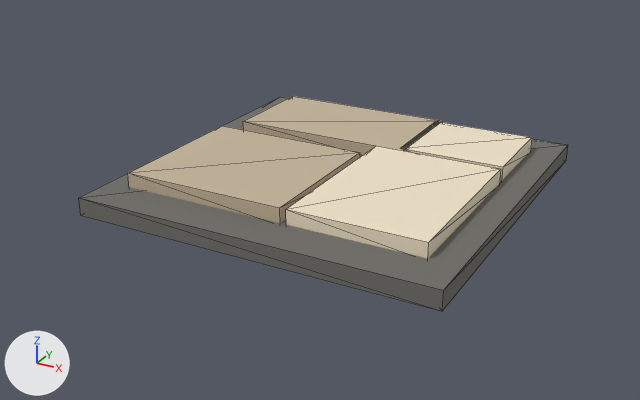
The glTF model Assets/Models/vn_path_slab.glb, before and after one commit.
One viewpoint serves both versions: a 50 mm lens placed at (0.632, -1.222, 0.581), pointed at (-0.019, -0.04, -0.01). The axes (+X, +Y, +Z) are drawn at lower left. The lights are the same throughout. The picture after the commit comes second. Mesh edges are drawn as thin lines. Where no turn or scale is listed for an object, it has been applied to the vertices. Vertices at exactly the same position are counted once.

The scene before the commit, as lines of its bpy script (objects in view):
```python
me_path_slab_mesh = bpy.data.meshes.new('path_slab_mesh')
me_path_slab_mesh.from_pydata(...)  # a box spanning x -0.3..0.3, y -0.3..0.3, z 0.005..0.035, material slot 0; a box spanning x -0.26..0.02, y -0.23..0.03, z 0.031..0.059, material slot 1; a box spanning x -0.24..0.08, y 0.07..0.25, z 0.031..0.059, material slot 1; a box spanning x 0.03..0.25, y -0.23..0.07, z 0.031..0.059, material slot 2; a box spanning x 0.07..0.25, y 0.08..0.24, z 0.031..0.059, material slot 2
me_path_slab_mesh.materials.append(mat_vn_civ_stone_2)  # grey #6f6d68
me_path_slab_mesh.materials.append(mat_vn_civ_warm_0)  # beige #c4b49a
me_path_slab_mesh.materials.append(mat_vn_civ_plaster)  # beige #f0e2c8
ob_path_slab = bpy.data.objects.new('path_slab', me_path_slab_mesh)
ob_path_slab.location = (0.0, 0.0, 0.0)
```
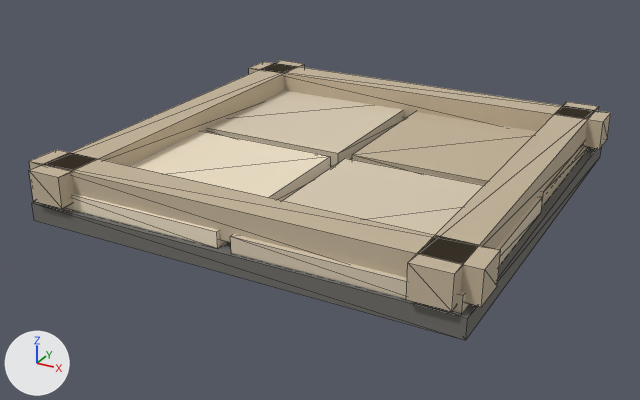
What differs and where, as boxes (x1, y1, x2, y2) in the pictures (640 x 400 px; the box of a moved part takes in the faces that stretch with it):
'path_slab', reshaped, recoloured (17% wider, 16% taller): before (79, 96, 568, 311); after (32, 90, 602, 340)
'EdgePZ_0', added (beige): after (29, 150, 500, 307)
'EdgePX_0', added (beige): after (406, 102, 599, 312)
'EdgeNX_0', added (beige): after (29, 60, 305, 209)
'EdgeNZ_0', added (beige): after (249, 62, 611, 149)
part 1 of me_path_slab_mesh, moved or reshaped: before (128, 126, 360, 223); after (66, 131, 331, 247)
part 2 of me_path_slab_mesh, moved or reshaped: before (243, 96, 443, 156); after (230, 158, 543, 313)
part 3 of me_path_slab_mesh, moved or reshaped: before (286, 146, 501, 258); after (208, 90, 407, 166)
part 4 of me_path_slab_mesh, moved or reshaped: before (401, 122, 532, 181); after (352, 112, 588, 206)
part 5 of me_path_slab_mesh, moved or reshaped: before (79, 97, 568, 311); after (32, 147, 602, 340)
part 6 of me_path_slab_mesh, recoloured: before (128, 126, 360, 223); after (66, 131, 331, 247)
part 7 of me_path_slab_mesh, recoloured: before (243, 96, 442, 156); after (230, 158, 542, 313)
part 8 of me_path_slab_mesh, recoloured: after (462, 197, 543, 312)
part 9 of me_path_slab_mesh, recoloured: before (286, 146, 501, 258); after (208, 90, 407, 166)
part 10 of me_path_slab_mesh, recoloured: before (401, 122, 532, 181); after (352, 112, 588, 206)

Edits to the bpy script that builds the scene:
```text
Add mat_vn_path_plaster:
    mat_vn_path_plaster = principled_material('VN_Path_plaster')
    mat_vn_path_plaster.base_color = (0.871, 0.761, 0.578)  # beige #f0e2c8
    mat_vn_path_plaster.roughness = 0.94
Add mat_vn_path_warm_1:
    mat_vn_path_warm_1 = principled_material('VN_Path_warm_1')
    mat_vn_path_warm_1.base_color = (0.694, 0.597, 0.451)  # beige #d9cbb3
    mat_vn_path_warm_1.roughness = 0.94
Change me_path_slab_mesh:
    remove me_path_slab_mesh.from_pydata(...)  # 40 vertices, 60 faces; spans x -0.3..0.3, y -0.3..0.3, z 0.005..0.059
    remove me_path_slab_mesh.materials.append(mat_vn_civ_stone_2)  # grey #6f6d68
    add me_path_slab_mesh.from_pydata(...)  # 40 vertices, 60 faces; spans x -0.349..0.349, y -0.349..0.349, z 0.005..0.059
    me_path_slab_mesh part 1: the loose piece of 8 vertices spanning x -0.26..0.02, y -0.23..0.03, z 0.031..0.059 is scaled about its middle by (1.15, 1.26, 0.929), then moved by (-0.055, -0.075, 0.001)
    me_path_slab_mesh part 2: the loose piece of 8 vertices spanning x -0.24..0.08, y 0.07..0.25, z 0.031..0.059 is scaled about its middle by (1.03, 1.85, 0.929), then moved by (0.255, -0.335, 0.001)
    me_path_slab_mesh part 3: the loose piece of 8 vertices spanning x 0.03..0.25, y -0.23..0.07, z 0.031..0.059 is scaled about its middle by (1.5, 1.11, 0.929), then moved by (-0.315, 0.255, 0.001)
    me_path_slab_mesh part 4: the loose piece of 8 vertices spanning x 0.07..0.25, y 0.08..0.24, z 0.031..0.059 is scaled about its middle by (1.79, 2.04, 0.929), then moved by (0.015, 0.015, 0.001)
    me_path_slab_mesh part 5
    me_path_slab_mesh.vertices[0].co: (-0.3, -0.3, 0.005) -> (-0.349, -0.349, 0.005)  # pixel (80, 215) -> pixel (34, 220)
    me_path_slab_mesh.vertices[1].co: (-0.3, -0.3, 0.035) -> (-0.349, -0.349, 0.035)  # pixel (78, 197) -> pixel (31, 202)
    me_path_slab_mesh.vertices[2].co: (-0.3, 0.3, 0.005) -> (-0.349, 0.349, 0.005)
    me_path_slab_mesh.vertices[3].co: (-0.3, 0.3, 0.035) -> (-0.349, 0.349, 0.035)  # pixel (280, 96) -> not seen
    me_path_slab_mesh.vertices[4].co: (0.3, -0.3, 0.005) -> (0.349, -0.349, 0.005)  # pixel (442, 311) -> pixel (465, 340)
    me_path_slab_mesh.vertices[5].co: (0.3, -0.3, 0.035) -> (0.349, -0.349, 0.035)  # pixel (443, 290) -> pixel (467, 318)
    me_path_slab_mesh.vertices[6].co: (0.3, 0.3, 0.005) -> (0.349, 0.349, 0.005)  # pixel (566, 160) -> pixel (600, 156)
    me_path_slab_mesh.vertices[7].co: (0.3, 0.3, 0.035) -> (0.349, 0.349, 0.035)  # pixel (568, 144) -> not seen
    me_path_slab_mesh part 6: all 12 faces centred in x -0.26..0.02, y -0.23..0.03, z 0.031..0.059 switch from mat_vn_civ_warm_0 (beige #c4b49a) to mat_vn_path_plaster (beige #f0e2c8)
    me_path_slab_mesh part 7: 8 of the faces centred in x -0.133..-0.027, y 0.07..0.25, z 0.031..0.059 switch from mat_vn_civ_warm_0 (beige #c4b49a) to mat_vn_path_warm_1 (beige #d9cbb3)
    me_path_slab_mesh part 8: 2 of the faces centred in x 0.08, y 0.13..0.19, z 0.04..0.05 switch from mat_vn_civ_warm_0 (beige #c4b49a) to mat_vn_path_warm_1 (beige #d9cbb3)
    me_path_slab_mesh part 9: 12 of the faces centred in x 0.03..0.25, y -0.23..0.07, z 0.031..0.059 switch from mat_vn_civ_plaster (beige #f0e2c8) to mat_vn_path_warm_1 (beige #d9cbb3)
    me_path_slab_mesh part 10: 12 of the faces centred in x 0.07..0.25, y 0.08..0.24, z 0.031..0.059 switch from mat_vn_civ_plaster (beige #f0e2c8) to mat_vn_path_warm_0 (beige #c4b49a)
    add me_path_slab_mesh.materials.append(mat_vn_path_stone_2)  # grey #6f6d68
Add ob_edgepz_0:
    ob_edgepz_0 = bpy.data.objects.new('EdgePZ_0', me_edgepz_0_mesh_002)  # a box spanning x -0.36..0.36, y -0.333..-0.275, z 0.045..0.095; in mat_vn_path_warm_0 (beige #c4b49a)
    ob_edgepz_0.location = (0.0, 0.0, 0.0)
Add ob_edgepx_0:
    ob_edgepx_0 = bpy.data.objects.new('EdgePX_0', me_edgepx_0_mesh_002)  # a box spanning x 0.275..0.333, y -0.36..0.36, z 0.045..0.095; in mat_vn_path_warm_0 (beige #c4b49a)
    ob_edgepx_0.location = (0.0, 0.0, 0.0)
Add ob_edgenz_0:
    ob_edgenz_0 = bpy.data.objects.new('EdgeNZ_0', me_edgenz_0_mesh_002)  # a box spanning x -0.36..0.36, y 0.275..0.333, z 0.045..0.095; in mat_vn_path_warm_0 (beige #c4b49a)
    ob_edgenz_0.location = (0.0, 0.0, 0.0)
Add ob_edgenx_0:
    ob_edgenx_0 = bpy.data.objects.new('EdgeNX_0', me_edgenx_0_mesh_002)  # a box spanning x -0.333..-0.275, y -0.36..0.36, z 0.045..0.095; in mat_vn_path_warm_0 (beige #c4b49a)
    ob_edgenx_0.location = (0.0, 0.0, 0.0)
```
